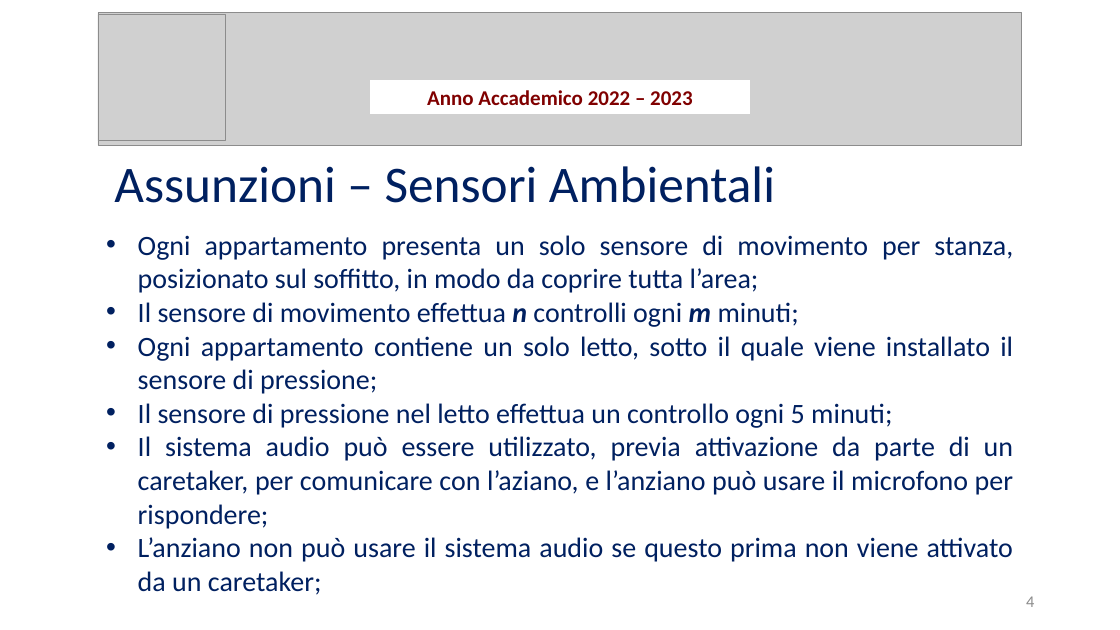
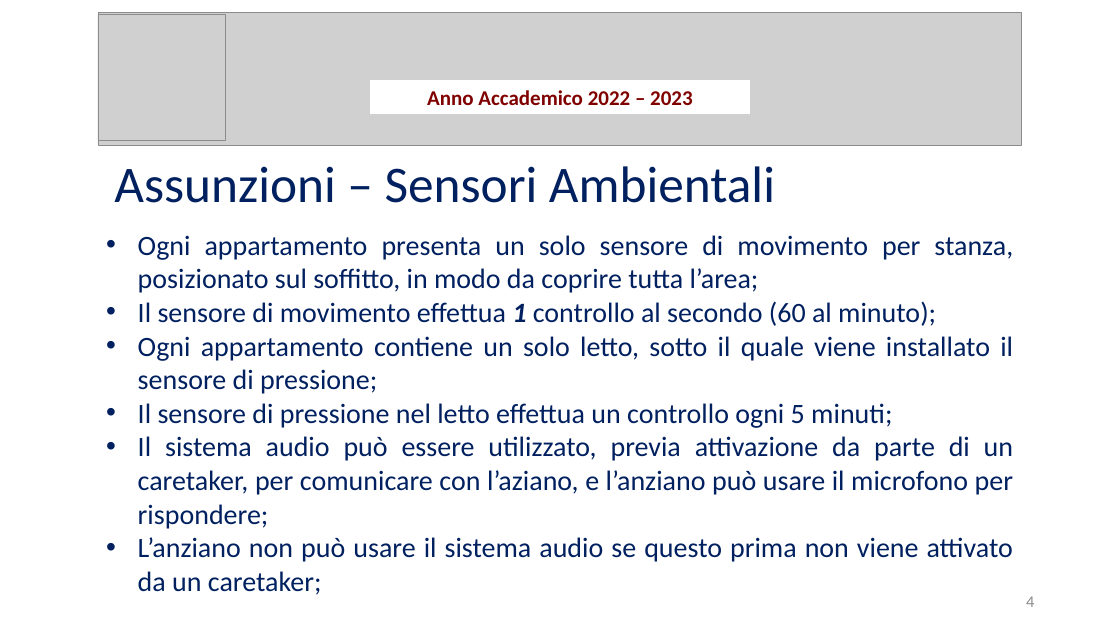
Before and after one commit to Wonderjack996/unimib-software-architecture, a slide deck: slide 4 of Progetto/Presentazione.pptx. Drawn at 1120x630 pixels with LibreOffice and Linux fonts; fonts in the diff are those of the drawing; grey boxes stand for pictures. Boxes give left, top, right and bottom in pixels: in the first picture for what was removed or moved away, otherwise in the second. Text is boxed around its words. In the diff, an @@ line names an element or a change of style, - is before the commit and + after.

```diff
--- a/Progetto/Presentazione.pptx
+++ b/Progetto/Presentazione.pptx
@@ text at bbox=[138, 301, 936, 326]: text changed @@
-• Il sensore di movimento effettua n controlli ogni m minuti;
+• Il sensore di movimento effettua 1 controllo al secondo (60 al minuto);
```
Also in this commit, not shown: 5 other files.
